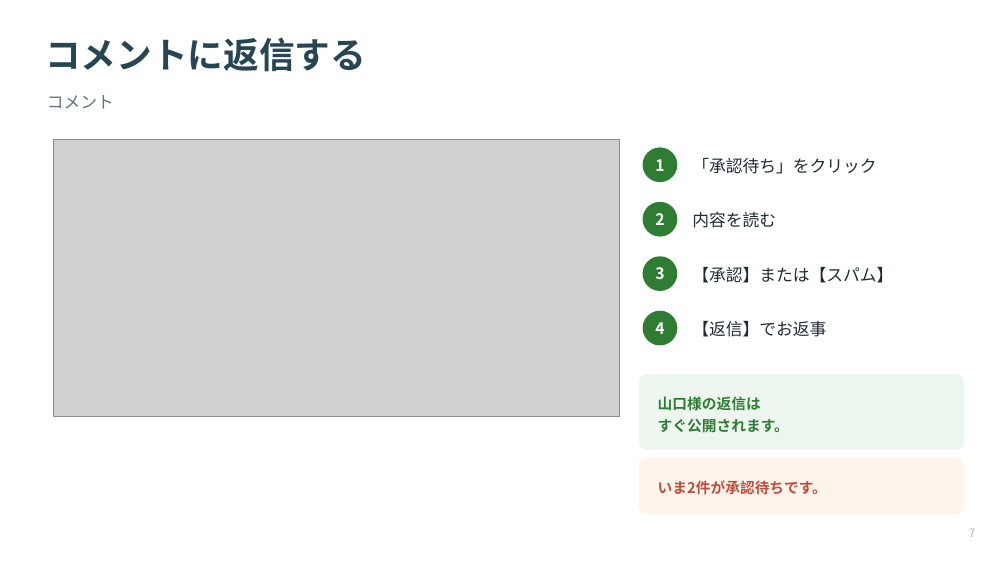
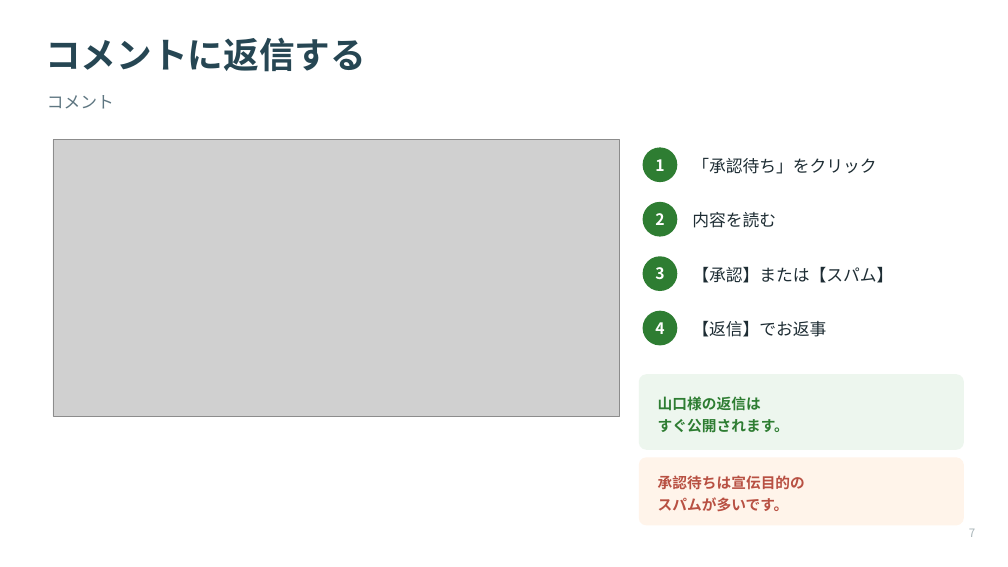
Before and after one commit to Kkenjis/dev-aspath-life, a slide deck: slide 8 of _wp移行素材/★引継ぎ資料/★山口様向け_ページの直し方.pptx. Drawn at 1008x567 pixels with LibreOffice and Linux fonts; fonts in the diff are those of the drawing; grey boxes stand for pictures. Boxes give left, top, right and bottom in pixels: in the first picture for what was removed or moved away, otherwise in the second. Text is boxed around its words. In the diff, an @@ line names an element or a change of style, - is before the commit and + after.

Commit message:
既存資料の古い記述を修正（脳卒中削除・承認待ち件数・対応表）＋5冊の役割分担ページを追加

```diff
--- a/_wp移行素材/★引継ぎ資料/★山口様向け_ページの直し方.pptx
+++ b/_wp移行素材/★引継ぎ資料/★山口様向け_ページの直し方.pptx
@@ rounded rectangle: place and size @@
-rounded rectangle at (639,457,964,514)
+rounded rectangle at (639,457,964,526)
@@ rounded rectangle at (639,457,964,526): proportions changed @@
@@ text at (658,475,805,512): text changed @@
-いま2件が承認待ちです。
+承認待ちは宣伝目的の
+スパムが多いです。
```
Also in this commit, not shown: 8 other files.
